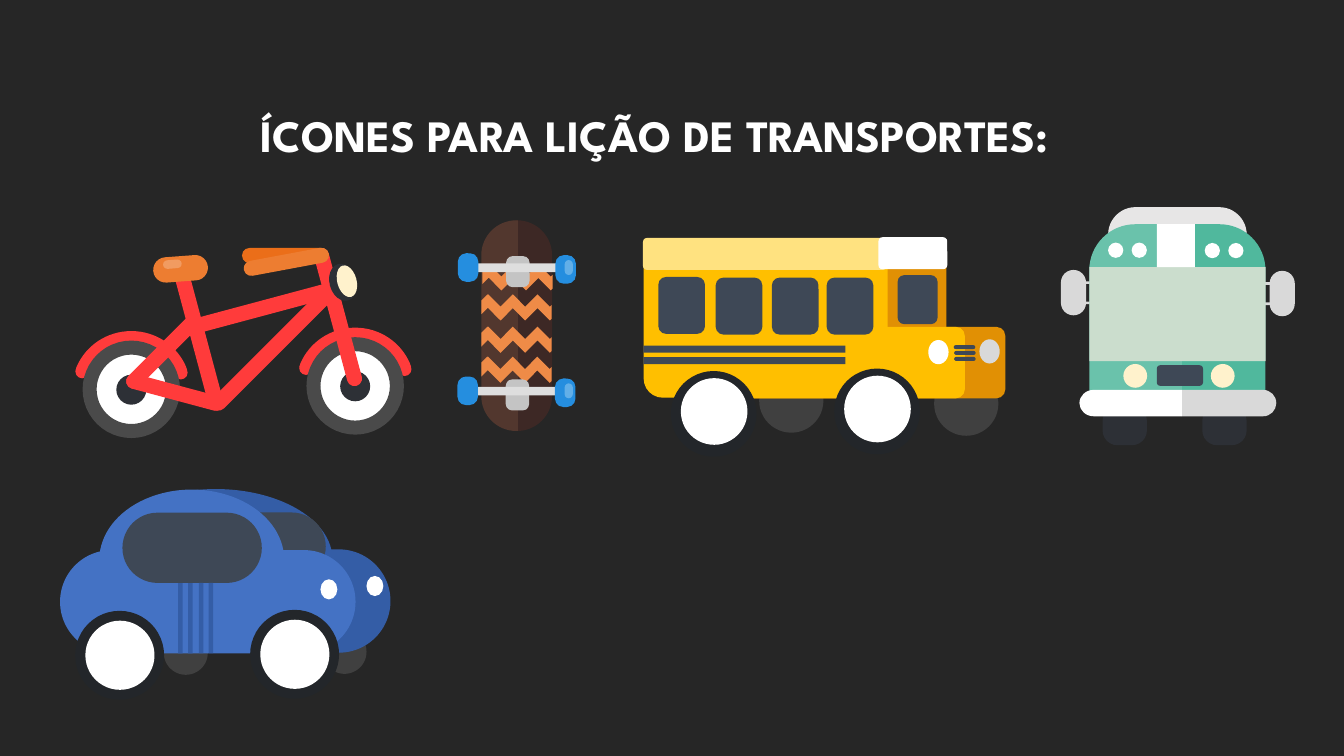
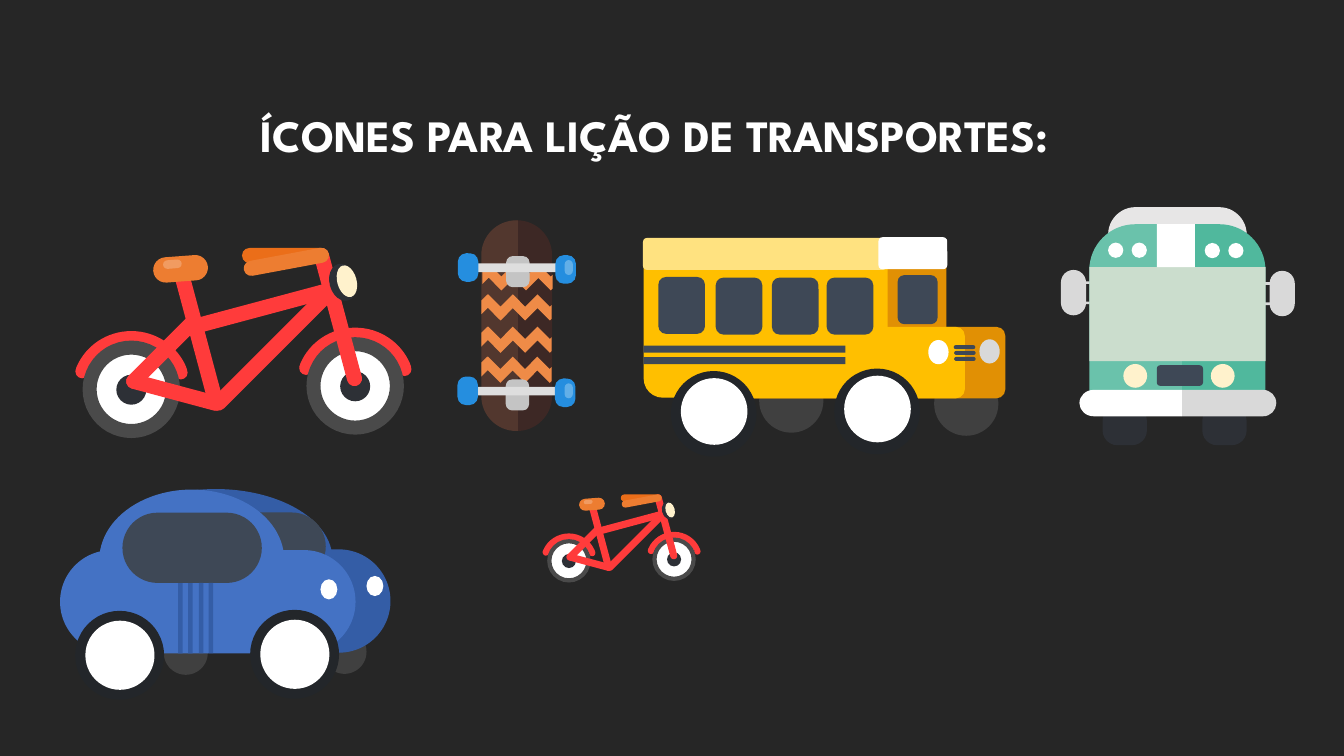
Before and after one commit to pedrogmo/projetopp2, a slide deck: slide 17 of slide/Apresentação1.pptx. Drawn at 1344x756 pixels with LibreOffice and Linux fonts; fonts in the diff are those of the drawing. Boxes give left, top, right and bottom in pixels: in the first picture for what was removed or moved away, otherwise in the second. Text is boxed around its words. In the diff, an @@ line names an element or a change of style, - is before the commit and + after.

```diff
--- a/slide/Apresentação1.pptx
+++ b/slide/Apresentação1.pptx
@@ group added at (542,493,701,581): 10 rounded rectangles, 10 ellipses, 2 freeform shapes @@
```
Also in this commit, not shown: 3 other slides changed, 8 other files.
